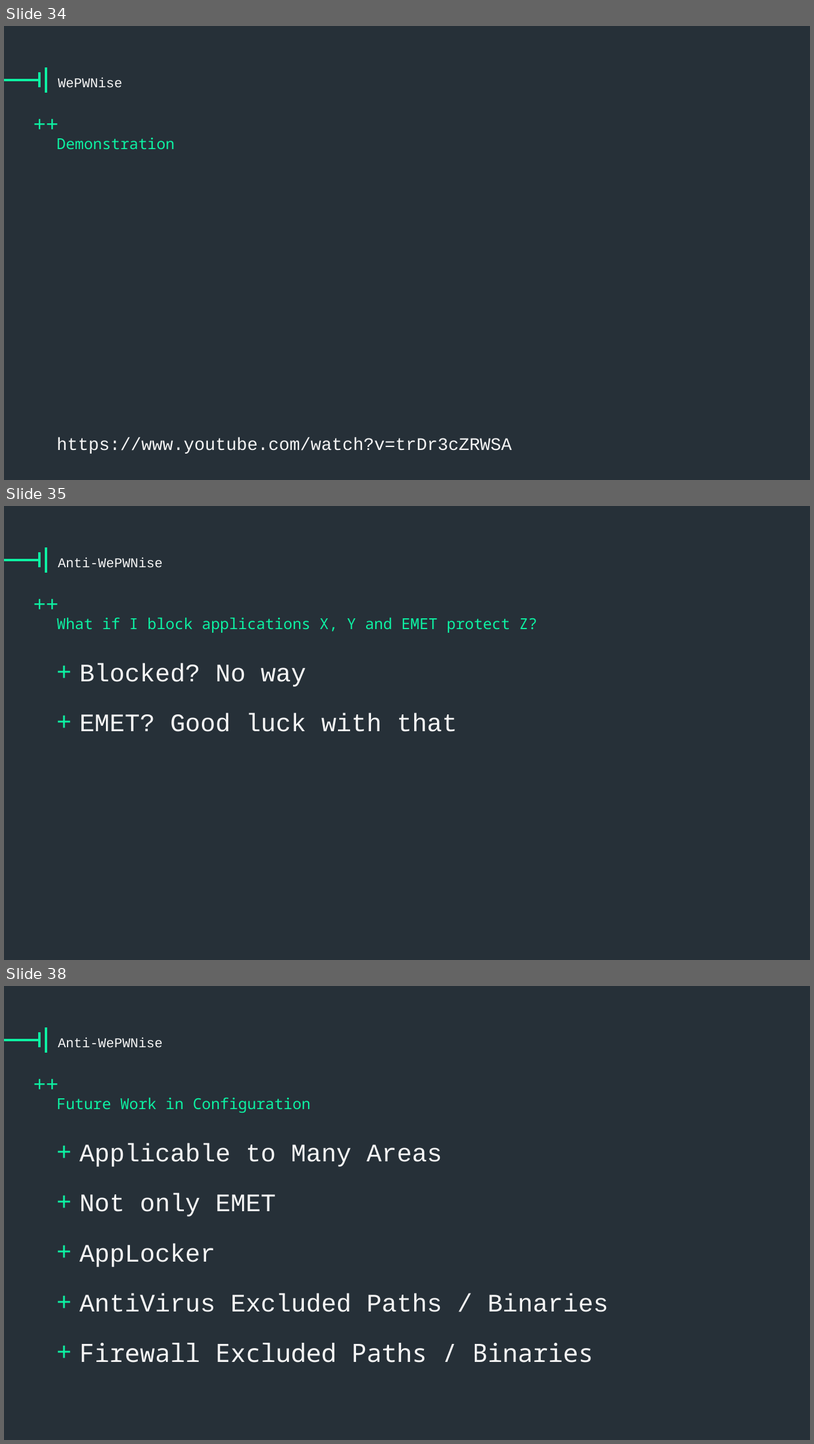
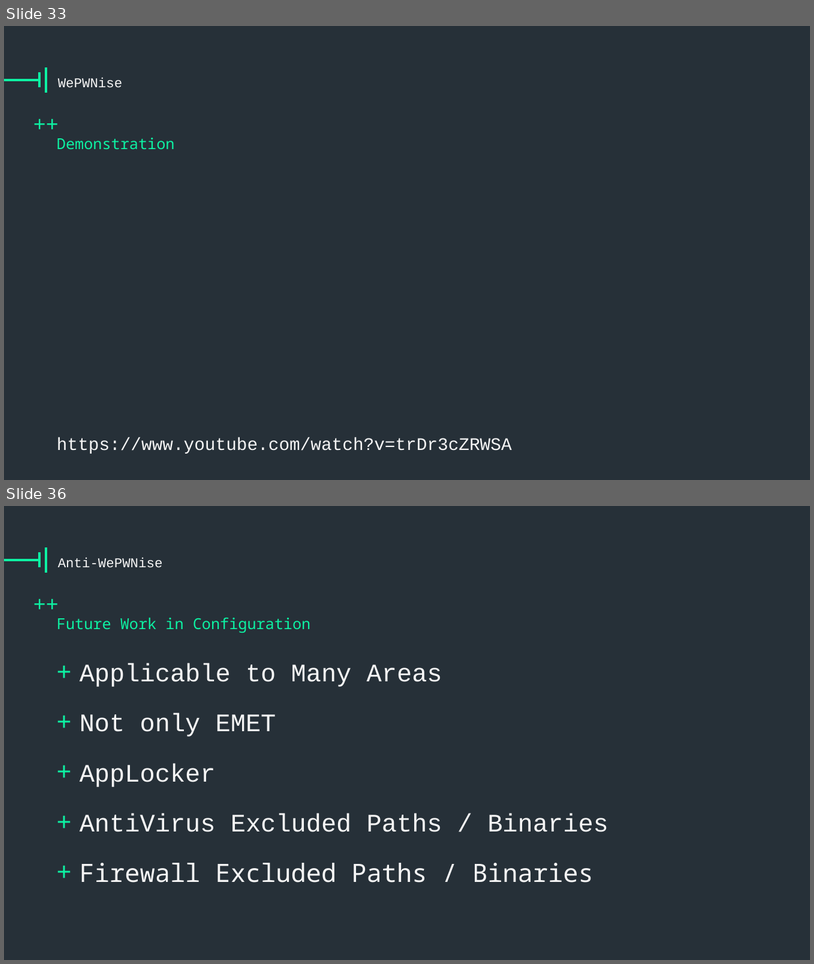
Before and after one commit to vysec/wepwnise-presentation, a slide deck: one-template-to-rule-them-all-v1.8.pptx. Shown one above the other, each under a label of ours: slides 34, 35 and 38 before the commit, slides 33 and 36 after it; the slides between them are not shown. The pictures are 814x1444 and 814x964 pixels, drawn with LibreOffice and Linux fonts; fonts in the diff are those of the drawing; background and template pictures are left out. Boxes give left, top, right and bottom in pixels: in the first picture for what was removed or moved away, otherwise in the second. Text is boxed around its words. In the diff, an @@ line names an element or a change of style, - is before the commit and + after.

```diff
--- a/one-template-to-rule-them-all-v1.8.pptx
+++ b/one-template-to-rule-them-all-v1.8.pptx
@@ slide 35 removed at <box>4,506,810,960</box>, background #263038; not listed: 4 template elements that a slide beside it also shows @@
@@ title removed at <box>58,558,163,567</box> @@
-Anti-WePWNise
@@ text removed at <box>57,617,537,633</box> @@
-What if I block applications X, Y and EMET protect Z?
@@ text removed at <box>80,663,458,732</box> @@
-+ Blocked? No way
-+ EMET? Good luck with that
@@ what was slide 34 is now slide 33 @@
@@ what was slide 38 is now slide 36 @@
```
Also in this commit, not shown: 13 slides changed, 1 slide added, 2 other slides removed.
